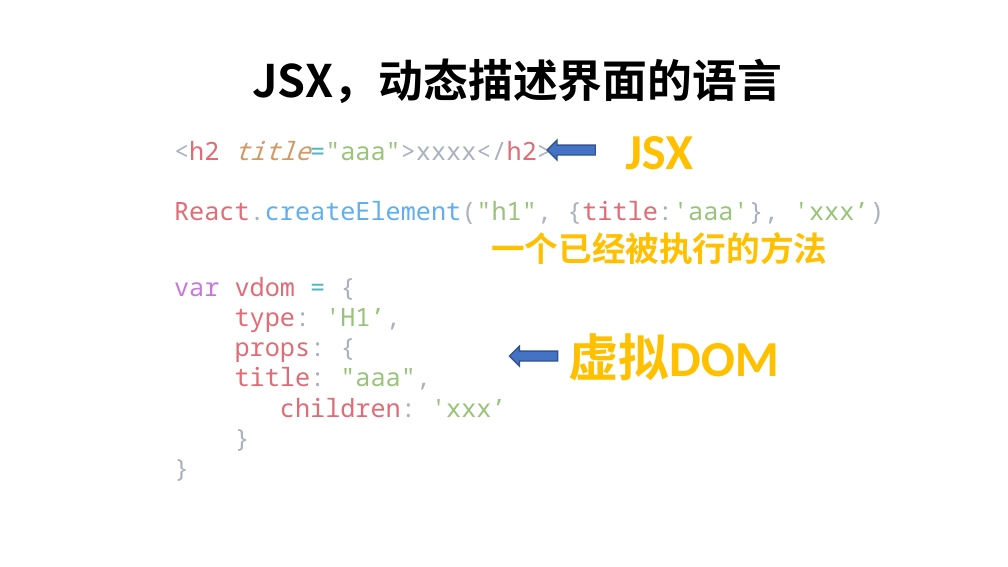
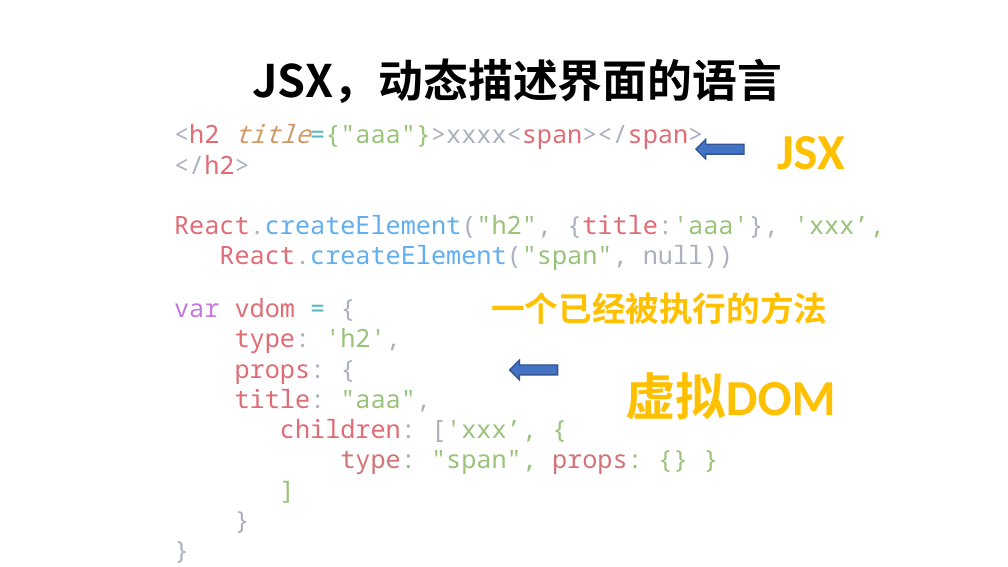
Before and after one commit to RubyLouvre/tx-todolist, a slide deck: slide 10 of TodoList.pptx (slide 9 before the commit). Drawn at 1008x567 pixels with LibreOffice and Linux fonts; fonts in the diff are those of the drawing; background and template pictures are left out. Boxes give left, top, right and bottom in pixels: in the first picture for what was removed or moved away, otherwise in the second. Text is boxed around its words. In the diff, an @@ line names an element or a change of style, - is before the commit and + after.

```diff
--- a/TodoList.pptx
+++ b/TodoList.pptx
@@ text "<h2 title={"aaa"}>xxxx<span></span>" moved from (x1=174, y1=141, x2=885, y2=417) to (x1=174, y1=124, x2=885, y2=474) @@
@@ text "JSX" moved from (x1=625, y1=136, x2=693, y2=170) to (x1=777, y1=136, x2=845, y2=170) @@
@@ text at (x1=174, y1=124, x2=885, y2=270): text changed; text colour #98C379 to #ABB2BF @@
-<h2 title="aaa">xxxx</h2>
-React.createElement("h1", {title:'aaa'}, 'xxx’)
+<h2 title={"aaa"}>xxxx<span></span>
+</h2>
+React.createElement("h2", {title:'aaa'}, 'xxx’,
+React.createElement("span", null))
@@ left arrow moved from (x1=547, y1=140, x2=596, y2=160) to (x1=696, y1=139, x2=744, y2=159) @@
@@ text "一个已经被执行的方法" moved from (x1=491, y1=232, x2=827, y2=264) to (x1=491, y1=292, x2=827, y2=324) @@
@@ text at (x1=235, y1=328, x2=401, y2=353): text changed @@
-type: 'H1’,
+type: 'h2',
@@ left arrow moved from (x1=509, y1=347, x2=557, y2=367) to (x1=509, y1=360, x2=557, y2=380) @@
@@ text "虚拟DOM" moved from (x1=568, y1=333, x2=779, y2=381) to (x1=625, y1=372, x2=836, y2=420) @@
@@ text at (x1=280, y1=419, x2=643, y2=474): text changed; text colour #E06C75 to #98C379 @@
-children: 'xxx’
+children: ['xxx’, {
+type: "span", props: {} }
+]
```
Also in this commit, not shown: 5 other slides changed, 3 slides added, 2 slides removed, 2 other files.
